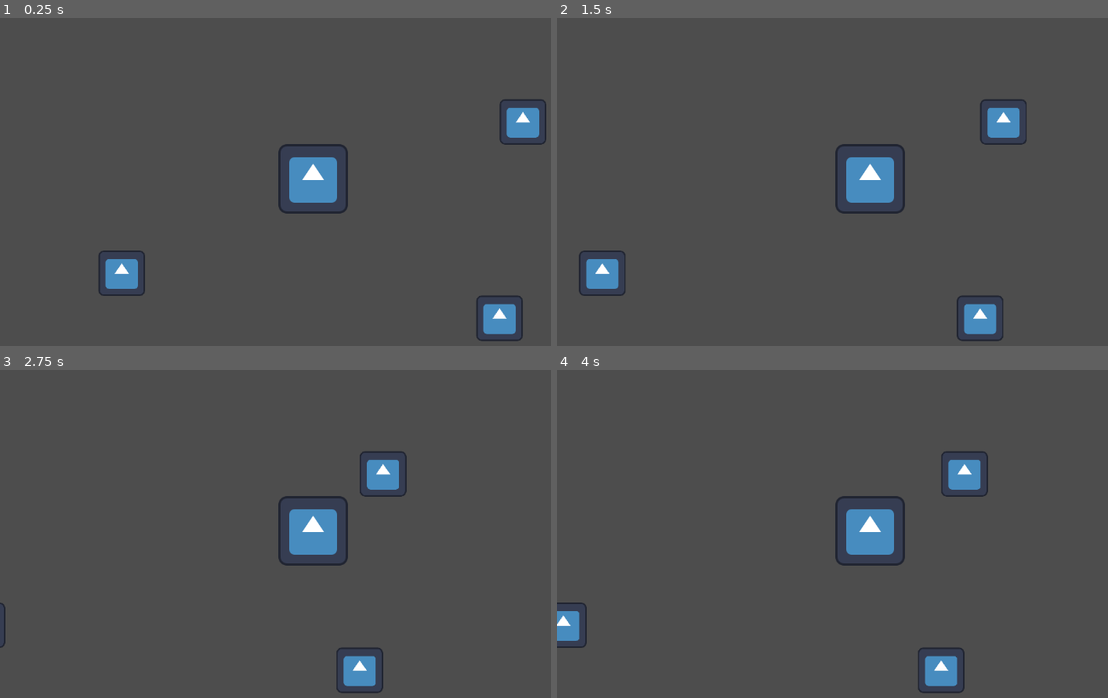
Above: before the commit, frames 1-4 (two rows, left to right).
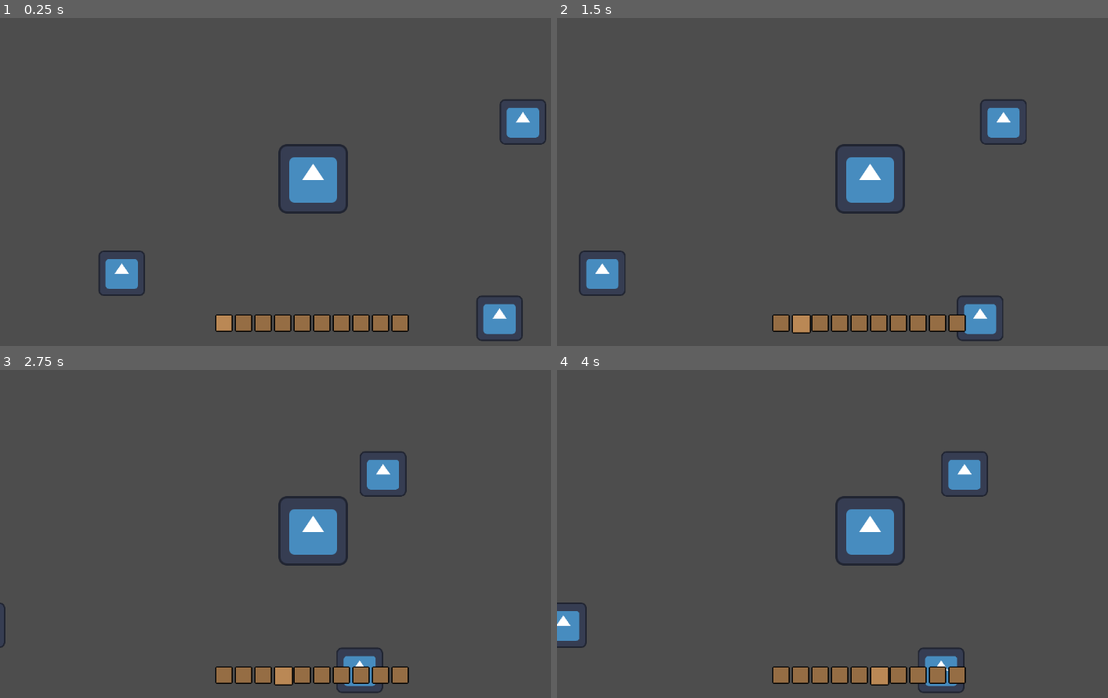
Above: after the commit, the same moments.

Repository: BryanFarras/QuietGuts
Game: Godot game, scene res://Scenes/world.tscn
Same seed, same stepped clock (60 frames per second), same inputs: the game is played once before the commit and once after it. The engine's default icon, where the game draws it, is replaced by a stand-in: a white triangle on a blue panel in a dark square.
Inputs (mouse positions are in pixels of both pictures, inside the frame that each line leads up to):
- Up to frame 1 (0.25 s): no input
- Up to frame 2 (1.5 s): tap Enter at 0.5 s; move the mouse to (1008, 162) at 0.52 s; hold Right (ui_right) 0.53-1.25 s; tap 1 at 0.6 s; click (1008, 162) at 0.67 s; tap 2 at 0.8 s; drag from (744, 195) to (926, 172) at 1.27 s
- Up to frame 3 (2.75 s): tap Space at 2 s; move the mouse to (374, 452) at 2.02 s; hold Right (ui_right) from 2.03 s (still down); tap 3 at 2.1 s; click (374, 452) at 2.17 s; tap 4 at 2.3 s
- Up to frame 4 (4 s): release Right (ui_right) at 2.75 s; drag from (838, 599) to (683, 478) at 2.77 s; tap Enter at 3.5 s; move the mouse to (1058, 583) at 3.52 s; hold Left (ui_left) from 3.53 s (still down); tap 5 at 3.6 s; click (1058, 583) at 3.67 s; tap 6 at 3.8 s

The runs differ from the first frame. In frame 1, 1.7% of the frame differs, in the area x 39-75%, y 90-96%; in frame 2, 1.7%; in frame 3, 1.7%, in the area x 39-75%, y 90-97%; in frame 4, 1.7%.

Commit message:
hotbar slot & moving item in inventory

Diff:
--- a/SO/inventory/inventory_slot.gd
+++ b/SO/inventory/inventory_slot.gd
@@ -1,5 +1,5 @@
 extends Resource
-class_name InventorySlot
+class_name SlotData
 
 var item: ItemData
 var amount: int = 0
--- a/Scenes/player.tscn
+++ b/Scenes/player.tscn
@@ -11,27 +11,27 @@
 [ext_resource type="Resource" uid="uid://djtid7igmddnn" path="res://SO/crafting/recipes/stone_tool.tres" id="7_tx1dd"]
 [ext_resource type="Resource" uid="uid://wf5b5tf30l6o" path="res://SO/crafting/recipes/plank.tres" id="8_tx1dd"]
 
-[sub_resource type="Resource" id="Resource_x3wgy"]
-script = ExtResource("4_x3wgy")
-metadata/_custom_type_script = "uid://boxisujyysjh0"
-
-[sub_resource type="Resource" id="Resource_3smsa"]
-script = ExtResource("4_x3wgy")
-metadata/_custom_type_script = "uid://boxisujyysjh0"
-
-[sub_resource type="Resource" id="Resource_8erm5"]
-script = ExtResource("4_x3wgy")
-metadata/_custom_type_script = "uid://boxisujyysjh0"
-
-[sub_resource type="Resource" id="Resource_f1ek2"]
-script = ExtResource("4_x3wgy")
-metadata/_custom_type_script = "uid://boxisujyysjh0"
-
 [sub_resource type="Resource" id="Resource_tx1dd"]
 script = ExtResource("4_x3wgy")
 metadata/_custom_type_script = "uid://boxisujyysjh0"
 
 [sub_resource type="Resource" id="Resource_gymyn"]
+script = ExtResource("4_x3wgy")
+metadata/_custom_type_script = "uid://boxisujyysjh0"
+
+[sub_resource type="Resource" id="Resource_l6n3p"]
+script = ExtResource("4_x3wgy")
+metadata/_custom_type_script = "uid://boxisujyysjh0"
+
+[sub_resource type="Resource" id="Resource_olqyp"]
+script = ExtResource("4_x3wgy")
+metadata/_custom_type_script = "uid://boxisujyysjh0"
+
+[sub_resource type="Resource" id="Resource_wpjfl"]
+script = ExtResource("4_x3wgy")
+metadata/_custom_type_script = "uid://boxisujyysjh0"
+
+[sub_resource type="Resource" id="Resource_bi64h"]
 script = ExtResource("4_x3wgy")
 metadata/_custom_type_script = "uid://boxisujyysjh0"
 
@@ -56,6 +56,46 @@
 metadata/_custom_type_script = "uid://boxisujyysjh0"
 
 [sub_resource type="Resource" id="Resource_qqcod"]
+script = ExtResource("4_x3wgy")
+metadata/_custom_type_script = "uid://boxisujyysjh0"
+
+[sub_resource type="Resource" id="Resource_igrcy"]
+script = ExtResource("4_x3wgy")
+metadata/_custom_type_script = "uid://boxisujyysjh0"
+
+[sub_resource type="Resource" id="Resource_fs7ks"]
+script = ExtResource("4_x3wgy")
+metadata/_custom_type_script = "uid://boxisujyysjh0"
+
+[sub_resource type="Resource" id="Resource_2ijsl"]
+script = ExtResource("4_x3wgy")
+metadata/_custom_type_script = "uid://boxisujyysjh0"
+
+[sub_resource type="Resource" id="Resource_p1odr"]
+script = ExtResource("4_x3wgy")
+metadata/_custom_type_script = "uid://boxisujyysjh0"
+
+[sub_resource type="Resource" id="Resource_0gysh"]
+script = ExtResource("4_x3wgy")
+metadata/_custom_type_script = "uid://boxisujyysjh0"
+
+[sub_resource type="Resource" id="Resource_vfarp"]
+script = ExtResource("4_x3wgy")
+metadata/_custom_type_script = "uid://boxisujyysjh0"
+
+[sub_resource type="Resource" id="Resource_y6uwr"]
+script = ExtResource("4_x3wgy")
+metadata/_custom_type_script = "uid://boxisujyysjh0"
+
+[sub_resource type="Resource" id="Resource_83xs0"]
+script = ExtResource("4_x3wgy")
+metadata/_custom_type_script = "uid://boxisujyysjh0"
+
+[sub_resource type="Resource" id="Resource_ypfnu"]
+script = ExtResource("4_x3wgy")
+metadata/_custom_type_script = "uid://boxisujyysjh0"
+
+[sub_resource type="Resource" id="Resource_xuaoq"]
 script = ExtResource("4_x3wgy")
 metadata/_custom_type_script = "uid://boxisujyysjh0"
 
@@ -85,11 +125,10 @@
 
 [node name="PlayerInventory" type="Node" parent="."]
 script = ExtResource("3_fkybt")
-slots = Array[ExtResource("4_x3wgy")]([SubResource("Resource_x3wgy"), SubResource("Resource_3smsa"), SubResource("Resource_8erm5"), SubResource("Resource_f1ek2"), SubResource("Resource_tx1dd"), SubResource("Resource_gymyn"), SubResource("Resource_pu2lt"), SubResource("Resource_ukyrk"), SubResource("Resource_7dp3o"), SubResource("Resource_h4iuc"), SubResource("Resource_fd4e3"), SubResource("Resource_qqcod")])
+slots = Array[ExtResource("4_x3wgy")]([SubResource("Resource_tx1dd"), SubResource("Resource_gymyn"), SubResource("Resource_l6n3p"), SubResource("Resource_olqyp"), SubResource("Resource_wpjfl"), SubResource("Resource_bi64h"), SubResource("Resource_pu2lt"), SubResource("Resource_ukyrk"), SubResource("Resource_7dp3o"), SubResource("Resource_h4iuc"), SubResource("Resource_fd4e3"), SubResource("Resource_qqcod"), SubResource("Resource_igrcy"), SubResource("Resource_fs7ks"), SubResource("Resource_2ijsl"), SubResource("Resource_p1odr"), SubResource("Resource_0gysh"), SubResource("Resource_vfarp"), SubResource("Resource_y6uwr"), SubResource("Resource_83xs0"), SubResource("Resource_ypfnu"), SubResource("Resource_xuaoq")])
 
-[node name="CraftingSystem" type="Node" parent="." node_paths=PackedStringArray("inventory")]
+[node name="CraftingSystem" type="Node" parent="."]
 script = ExtResource("5_3smsa")
-inventory = NodePath("../PlayerInventory")
 recipes = Array[ExtResource("6_f1ek2")]([ExtResource("7_tx1dd"), ExtResource("8_tx1dd")])
 
 [node name="PlayerAttack" type="Node2D" parent="."]
--- /dev/null
+++ b/Scenes/ui/hotbar_panel.tscn
@@ -0,0 +1,14 @@
+[gd_scene load_steps=3 format=3 uid="uid://dhtjbqbxryacb"]
+
+[ext_resource type="Script" uid="uid://50ikj2uikhkg" path="res://Scripts/ui/hotbar_panel.gd" id="1_02s2m"]
+[ext_resource type="PackedScene" uid="uid://c7at03domsfnj" path="res://Scenes/ui/ui_inventory_slot.tscn" id="2_5yuis"]
+
+[node name="HotbarPanel" type="HBoxContainer"]
+custom_minimum_size = Vector2(320, 32)
+anchors_preset = 15
+anchor_right = 1.0
+anchor_bottom = 1.0
+grow_horizontal = 2
+grow_vertical = 2
+script = ExtResource("1_02s2m")
+slot_scene = ExtResource("2_5yuis")
--- a/Scenes/ui/inventory_panel.tscn
+++ b/Scenes/ui/inventory_panel.tscn
@@ -32,39 +32,3 @@
 grow_horizontal = 2
 grow_vertical = 2
 columns = 4
-
-[node name="UiInventorySlot" parent="NinePatchRect/GridContainer" instance=ExtResource("2_2464i")]
-layout_mode = 2
-
-[node name="UiInventorySlot2" parent="NinePatchRect/GridContainer" instance=ExtResource("2_2464i")]
-layout_mode = 2
-
-[node name="UiInventorySlot3" parent="NinePatchRect/GridContainer" instance=ExtResource("2_2464i")]
-layout_mode = 2
-
-[node name="UiInventorySlot4" parent="NinePatchRect/GridContainer" instance=ExtResource("2_2464i")]
-layout_mode = 2
-
-[node name="UiInventorySlot5" parent="NinePatchRect/GridContainer" instance=ExtResource("2_2464i")]
-layout_mode = 2
-
-[node name="UiInventorySlot6" parent="NinePatchRect/GridContainer" instance=ExtResource("2_2464i")]
-layout_mode = 2
-
-[node name="UiInventorySlot7" parent="NinePatchRect/GridContainer" instance=ExtResource("2_2464i")]
-layout_mode = 2
-
-[node name="UiInventorySlot8" parent="NinePatchRect/GridContainer" instance=ExtResource("2_2464i")]
-layout_mode = 2
-
-[node name="UiInventorySlot9" parent="NinePatchRect/GridContainer" instance=ExtResource("2_2464i")]
-layout_mode = 2
-
-[node name="UiInventorySlot10" parent="NinePatchRect/GridContainer" instance=ExtResource("2_2464i")]
-layout_mode = 2
-
-[node name="UiInventorySlot11" parent="NinePatchRect/GridContainer" instance=ExtResource("2_2464i")]
-layout_mode = 2
-
-[node name="UiInventorySlot12" parent="NinePatchRect/GridContainer" instance=ExtResource("2_2464i")]
-layout_mode = 2
--- a/Scenes/ui/inventory_window.tscn
+++ b/Scenes/ui/inventory_window.tscn
@@ -1,12 +1,19 @@
-[gd_scene load_steps=4 format=3 uid="uid://hi6w5rlrqcb7"]
+[gd_scene load_steps=5 format=3 uid="uid://hi6w5rlrqcb7"]
 
 [ext_resource type="Script" uid="uid://bbgv3kluqgdr" path="res://Scripts/ui/inventory_window.gd" id="1_rjphp"]
 [ext_resource type="PackedScene" uid="uid://b5e4sxoaw5a02" path="res://Scenes/ui/inventory_panel.tscn" id="1_xwfgj"]
 [ext_resource type="PackedScene" uid="uid://s3hmvar0uynt" path="res://Scenes/ui/crafting_panel.tscn" id="3_848yu"]
+[ext_resource type="PackedScene" uid="uid://dhtjbqbxryacb" path="res://Scenes/ui/hotbar_panel.tscn" id="4_2ik87"]
 
 [node name="InventoryWindow" type="Control"]
 layout_mode = 3
-anchors_preset = 0
+anchors_preset = 8
+anchor_left = 0.5
+anchor_top = 0.5
+anchor_right = 0.5
+anchor_bottom = 0.5
+grow_horizontal = 2
+grow_vertical = 2
 script = ExtResource("1_rjphp")
 
 [node name="TabButtons" type="HBoxContainer" parent="."]
@@ -31,3 +38,15 @@
 layout_mode = 0
 offset_top = 32.0
 offset_bottom = 32.0
+
+[node name="HotbarPanel" parent="." instance=ExtResource("4_2ik87")]
+layout_mode = 1
+anchors_preset = 7
+anchor_left = 0.5
+anchor_top = 1.0
+anchor_right = 0.5
+offset_left = -162.0
+offset_top = 250.0
+offset_right = 158.0
+offset_bottom = 282.0
+grow_vertical = 0
--- a/Scenes/ui/ui_inventory_slot.tscn
+++ b/Scenes/ui/ui_inventory_slot.tscn
@@ -36,7 +36,6 @@
 scale = Vector2(0.125, 0.125)
 
 [node name="AmountLabel" type="Label" parent="CenterContainer/Panel"]
-visible = false
 custom_minimum_size = Vector2(19, 26)
 layout_mode = 0
 offset_left = -4.0
--- a/Scenes/world.tscn
+++ b/Scenes/world.tscn
@@ -23,11 +23,3 @@
 [node name="UI" type="CanvasLayer" parent="."]
 
 [node name="InventoryWindow" parent="UI" instance=ExtResource("4_8j60k")]
-visible = false
-anchors_preset = 8
-anchor_left = 0.5
-anchor_top = 0.5
-anchor_right = 0.5
-anchor_bottom = 0.5
-grow_horizontal = 2
-grow_vertical = 2
--- a/Scripts/event_system/inventory_event.gd
+++ b/Scripts/event_system/inventory_event.gd
@@ -7,6 +7,10 @@
 signal add_item_to_inventory(item_data, amount)
 signal remove_item_from_inventory(item_data, amount)
 
-signal inventory_updated(inventory)
+signal inventory_initialized(inventory)
+signal inventory_updated()
 
 signal crafting_system_updated(crafting_system)
+
+signal select_hotbar_slot(slot_index)
+signal change_hotbar_selection(direction) # direction: -1 for left, +1 for right
--- /dev/null
+++ b/Scripts/managers/input_manager.gd
@@ -0,0 +1,35 @@
+extends Node
+
+func _input(event):
+	if event.is_action_pressed("inventory"):
+		InventoryEvent.toggle_inventory.emit()
+
+	if event is InputEventKey and event.pressed:
+
+		match event.keycode:
+			KEY_1:
+				InventoryEvent.select_hotbar_slot.emit(0)
+			KEY_2:
+				InventoryEvent.select_hotbar_slot.emit(1)
+			KEY_3:
+				InventoryEvent.select_hotbar_slot.emit(2)
+			KEY_4:
+				InventoryEvent.select_hotbar_slot.emit(3)
+			KEY_5:
+				InventoryEvent.select_hotbar_slot.emit(4)
+			KEY_6:
+				InventoryEvent.select_hotbar_slot.emit(5)
+			KEY_7:
+				InventoryEvent.select_hotbar_slot.emit(6)
+			KEY_8:
+				InventoryEvent.select_hotbar_slot.emit(7)
+			KEY_9:
+				InventoryEvent.select_hotbar_slot.emit(8)
+			KEY_0:
+				InventoryEvent.select_hotbar_slot.emit(9)
+
+	if event is InputEventMouseButton and event.pressed:
+		if event.button_index == MOUSE_BUTTON_WHEEL_UP:
+			InventoryEvent.change_hotbar_selection.emit(-1)
+		elif event.button_index == MOUSE_BUTTON_WHEEL_DOWN:
+			InventoryEvent.change_hotbar_selection.emit(1)
--- a/Scripts/player/crafting_system.gd
+++ b/Scripts/player/crafting_system.gd
@@ -6,10 +6,10 @@
 var inventory: Inventory
 
 func _enter_tree() -> void:
-	InventoryEvent.inventory_updated.connect(_on_inventory_updated)
+	InventoryEvent.inventory_initialized.connect(_on_inventory_initialized)
 
 func _exit_tree() -> void:
-	InventoryEvent.inventory_updated.disconnect(_on_inventory_updated)
+	InventoryEvent.inventory_initialized.disconnect(_on_inventory_initialized)
 
 func _ready():
 	InventoryEvent.crafting_system_updated.emit(self)
@@ -43,5 +43,5 @@
 
 	return true
 
-func _on_inventory_updated(inv):
+func _on_inventory_initialized(inv):
 	inventory = inv
--- a/Scripts/player/inventory.gd
+++ b/Scripts/player/inventory.gd
@@ -1,11 +1,19 @@
 extends Node
 class_name Inventory
 
-@export var slots: Array[InventorySlot]
+@export var slots: Array[SlotData] = []
+@export var hotbar_size: int = 10
+
+func _enter_tree() -> void:
+	InventoryEvent.add_item_to_inventory.connect(add_item)
+	InventoryEvent.remove_item_from_inventory.connect(remove_item)
+
+func _exit_tree() -> void:
+	InventoryEvent.add_item_to_inventory.disconnect(add_item)
+	InventoryEvent.remove_item_from_inventory.disconnect(remove_item)
 
 func _ready():
-	InventoryEvent.add_item_to_inventory.connect(add_item)
-	InventoryEvent.inventory_updated.emit(self)
+	InventoryEvent.inventory_initialized.emit(self)
 
 
 func add_item(item: ItemData, quantity: int = 1):
@@ -17,7 +25,7 @@
 			continue
 		if slot.item == item and slot.amount < item.max_stack:
 			slot.amount += quantity
-			InventoryEvent.inventory_updated.emit(self)
+			InventoryEvent.inventory_updated.emit()
 			return true
 
 	# 2️⃣ Find empty slot
@@ -25,7 +33,7 @@
 		if slot.is_empty():
 			slot.item = item
 			slot.amount = quantity
-			InventoryEvent.inventory_updated.emit(self)
+			InventoryEvent.inventory_updated.emit()
 			return true
 
 	return false # inventory full
@@ -44,7 +52,7 @@
 			if quantity <= 0:
 				break
 
-	InventoryEvent.inventory_updated.emit(self)
+	InventoryEvent.inventory_updated.emit()
 
 func get_item_amount(item: ItemData) -> int:
 	var total := 0
@@ -52,3 +60,9 @@
 		if slot.item == item:
 			total += slot.amount
 	return total
+
+func get_hotbar_slots():
+	return slots.slice(0, hotbar_size)
+
+func get_inventory_slots():
+	return slots.slice(hotbar_size, slots.size())
--- a/Scripts/ui/crafting_panel.gd
+++ b/Scripts/ui/crafting_panel.gd
@@ -10,11 +10,11 @@
 var selected_recipe: CraftingRecipe
 
 func _enter_tree() -> void:
-	InventoryEvent.inventory_updated.connect(_on_inventory_updated)
+	InventoryEvent.inventory_initialized.connect(_on_inventory_initialized)
 	InventoryEvent.crafting_system_updated.connect(_on_crafting_system_updated)
 
 func _exit_tree() -> void:
-	InventoryEvent.inventory_updated.disconnect(_on_inventory_updated)
+	InventoryEvent.inventory_initialized.disconnect(_on_inventory_initialized)
 	InventoryEvent.crafting_system_updated.disconnect(_on_crafting_system_updated)
 
 func _ready():
@@ -61,7 +61,7 @@
 	if crafting_system.craft(selected_recipe):
 		update_required_list()
 
-func _on_inventory_updated(inv):
+func _on_inventory_initialized(inv):
 	inventory = inv
 
 	if selected_recipe:
--- /dev/null
+++ b/Scripts/ui/hotbar_panel.gd
@@ -0,0 +1,60 @@
+extends HBoxContainer
+
+@export var slot_scene: PackedScene
+
+var inventory: Inventory
+var selected_index: int = 0
+
+func _enter_tree() -> void:
+	InventoryEvent.inventory_initialized.connect(_on_inventory_initialized)
+	InventoryEvent.inventory_updated.connect(_on_inventory_updated)
+	InventoryEvent.select_hotbar_slot.connect(_on_hotbar_slot_selected)
+	InventoryEvent.change_hotbar_selection.connect(_on_hotbar_selection_changed)
+
+func _exit_tree() -> void:
+	InventoryEvent.inventory_initialized.disconnect(_on_inventory_initialized)
+	InventoryEvent.inventory_updated.disconnect(_on_inventory_updated)
+	InventoryEvent.select_hotbar_slot.disconnect(_on_hotbar_slot_selected)
+	InventoryEvent.change_hotbar_selection.disconnect(_on_hotbar_selection_changed)
+
+func _ready():
+	generate_slots()
+	update_selection()
+
+func generate_slots():
+	for child in get_children():
+		child.queue_free()
+
+	var hotbar_slots = inventory.get_hotbar_slots()
+
+	for i in hotbar_slots.size():
+		var slot_ui = slot_scene.instantiate()
+		add_child(slot_ui)
+		slot_ui.set_slot(hotbar_slots[i])
+
+func update_selection():
+
+	for i in get_child_count():
+		var slot_ui = get_child(i)
+
+		if i == selected_index:
+			slot_ui.modulate = Color(1,1,1)
+			slot_ui.scale = Vector2(1.1,1.1)
+		else:
+			slot_ui.modulate = Color(0.8,0.8,0.8)
+			slot_ui.scale = Vector2(1,1)
+
+func _on_inventory_initialized(inv):
+	inventory = inv
+
+func _on_inventory_updated():
+	generate_slots()
+
+func _on_hotbar_slot_selected(slot_index):
+	selected_index = slot_index
+	update_selection()
+
+func _on_hotbar_selection_changed(direction):
+	var hotbar_size = inventory.get_hotbar_slots().size()
+	selected_index = (selected_index + direction) % hotbar_size
+	update_selection()
--- a/Scripts/ui/inventory_panel.gd
+++ b/Scripts/ui/inventory_panel.gd
@@ -2,11 +2,37 @@
 
 @export var slot_scene: PackedScene
 
-@onready var slots: = $NinePatchRect/GridContainer.get_children()
+@onready var grid: = $NinePatchRect/GridContainer
+
+var inventory: Inventory
+
+func _enter_tree() -> void:
+	InventoryEvent.inventory_initialized.connect(_on_inventory_initialized)
+	InventoryEvent.inventory_updated.connect(_on_inventory_updated)
+
+func _exit_tree() -> void:
+	InventoryEvent.inventory_initialized.disconnect(_on_inventory_initialized)
+	InventoryEvent.inventory_updated.disconnect(_on_inventory_updated)
 
 func _ready():
-	InventoryEvent.inventory_updated.connect(_on_inventory_updated)
+	generate_slots()
 
-func _on_inventory_updated(inv):
-	for i in min(inv.slots.size(), slots.size()):
-		slots[i].update_slot(inv.slots[i])
+func generate_slots():
+	var backpack_slots = inventory.get_inventory_slots()
+
+	for slot_data in backpack_slots:
+		var slot_ui = slot_scene.instantiate()
+		grid.add_child(slot_ui)
+		slot_ui.set_slot(slot_data)
+
+func update_slot():
+	for slot_data in inventory.get_inventory_slots():
+		for slot_ui in grid.get_children():
+			if slot_ui.slot == slot_data:
+				slot_ui.update_slot()
+
+func _on_inventory_initialized(inv):
+	inventory = inv
+
+func _on_inventory_updated():
+	update_slot()
--- a/Scripts/ui/inventory_window.gd
+++ b/Scripts/ui/inventory_window.gd
@@ -1,25 +1,48 @@
 extends Control
 
+@onready var tab_buttons: HBoxContainer = $TabButtons
 @onready var inventory_button: Button = $TabButtons/InventoryButton
 @onready var crafting_button: Button = $TabButtons/CraftingButton
 
 @onready var inventory_panel = $InventoryPanel
 @onready var crafting_panel = $CraftingPanel
+@onready var hotbar_panel = $HotbarPanel
 
-func _unhandled_input(event):
-	if event.is_action_pressed("inventory"):
-		visible = !visible
+var isOpen: bool = false
 
+func _enter_tree() -> void:
+	InventoryEvent.open_inventory.connect(Callable(self, "show_inventory"))
+	InventoryEvent.close_inventory.connect(Callable(self, "hide_all_panels"))
+	InventoryEvent.toggle_inventory.connect(Callable(self, "toggle_inventory"))
+
+func _exit_tree() -> void:
+	InventoryEvent.open_inventory.disconnect(Callable(self, "show_inventory"))
+	InventoryEvent.close_inventory.disconnect(Callable(self, "hide_all_panels"))
+	InventoryEvent.toggle_inventory.disconnect(Callable(self, "toggle_inventory"))
 func _ready():
 	inventory_button.connect("pressed", Callable(self, "show_inventory"))
 	crafting_button.connect("pressed", Callable(self, "show_crafting"))
 
-	show_inventory()
+	hide_all_panels()
+
+func toggle_inventory():
+	isOpen = !isOpen
+	if isOpen:
+		show_inventory()
+	else:
+		hide_all_panels()
+
+func hide_all_panels():
+	tab_buttons.visible = false
+	inventory_panel.visible = false
+	crafting_panel.visible = false
 
 func show_inventory():
+	tab_buttons.visible = true
 	inventory_panel.visible = true
 	crafting_panel.visible = false
 
 func show_crafting():
+	tab_buttons.visible = true
 	inventory_panel.visible = false
 	crafting_panel.visible = true
--- a/Scripts/ui/ui_inventory_slot.gd
+++ b/Scripts/ui/ui_inventory_slot.gd
@@ -3,15 +3,86 @@
 @onready var icon: Sprite2D = $CenterContainer/Panel/Icon
 @onready var amount_label: Label = $CenterContainer/Panel/AmountLabel
 
-func update_slot(slot: InventorySlot):
-	if slot and !slot.is_empty():
+var slot: SlotData
+
+func _get_drag_data(at_position):
+
+	if slot == null or slot.item == null:
+		return null
+
+	var preview = TextureRect.new()
+	preview.texture = slot.item.icon
+	preview.expand = true
+	preview.size = Vector2(32, 32)
+
+	set_drag_preview(preview)
+
+	return {
+		"slot": slot,
+		"source_ui": self
+	}
+
+func _can_drop_data(at_position, data):
+	return data.has("slot")
+
+func _drop_data(at_position, data):
+
+	var from_slot: SlotData = data["slot"]
+	var to_slot: SlotData = slot
+
+	if from_slot == to_slot:
+		return
+
+	swap_or_merge(from_slot, to_slot)
+
+	InventoryEvent.inventory_updated.emit()
+
+func swap_or_merge(from_slot: SlotData, to_slot: SlotData):
+
+	# Kalau kosong → pindah
+	if to_slot.item == null:
+		to_slot.item = from_slot.item
+		to_slot.amount = from_slot.amount
+
+		from_slot.item = null
+		from_slot.amount = 0
+		return
+
+	# Kalau item sama → stack
+	if to_slot.item == from_slot.item:
+
+		var space = to_slot.item.max_stack - to_slot.amount
+		var move_amount = min(space, from_slot.amount)
+
+		to_slot.amount += move_amount
+		from_slot.amount -= move_amount
+
+		if from_slot.amount <= 0:
+			from_slot.item = null
+			from_slot.amount = 0
+		return
+
+	# Kalau beda item → swap
+	var temp_item = to_slot.item
+	var temp_amount = to_slot.amount
+
+	to_slot.item = from_slot.item
+	to_slot.amount = from_slot.amount
+
+	from_slot.item = temp_item
+	from_slot.amount = temp_amount
+
+func set_slot(new_slot: SlotData):
+	slot = new_slot
+	update_slot(slot)
+
+func update_slot(new_slot: SlotData = null):
+	if new_slot != null:
+		slot = new_slot
+
+	if slot == null or slot.item == null:
+		icon.texture = null
+		amount_label.text = ""
+	else:
 		icon.texture = slot.item.icon
-		icon.visible = true
-		amount_label.text = str(slot.amount)
-		if slot.amount > 1:
-			amount_label.visible = true
-		else:
-			amount_label.visible = false
-	else:
-		icon.visible = false
-		amount_label.visible = false
+		amount_label.text = str(slot.amount) if slot.amount > 1 else ""
--- a/project.godot
+++ b/project.godot
@@ -19,6 +19,7 @@
 
 PlayerInteractionEvent="*res://Scripts/event_system/player_interaction_event.gd"
 InventoryEvent="*res://Scripts/event_system/inventory_event.gd"
+InputManager="*res://Scripts/managers/input_manager.gd"
 
 [global_group]
 
Not shown: 1 places in Scenes/player.tscn that only renumber resources
